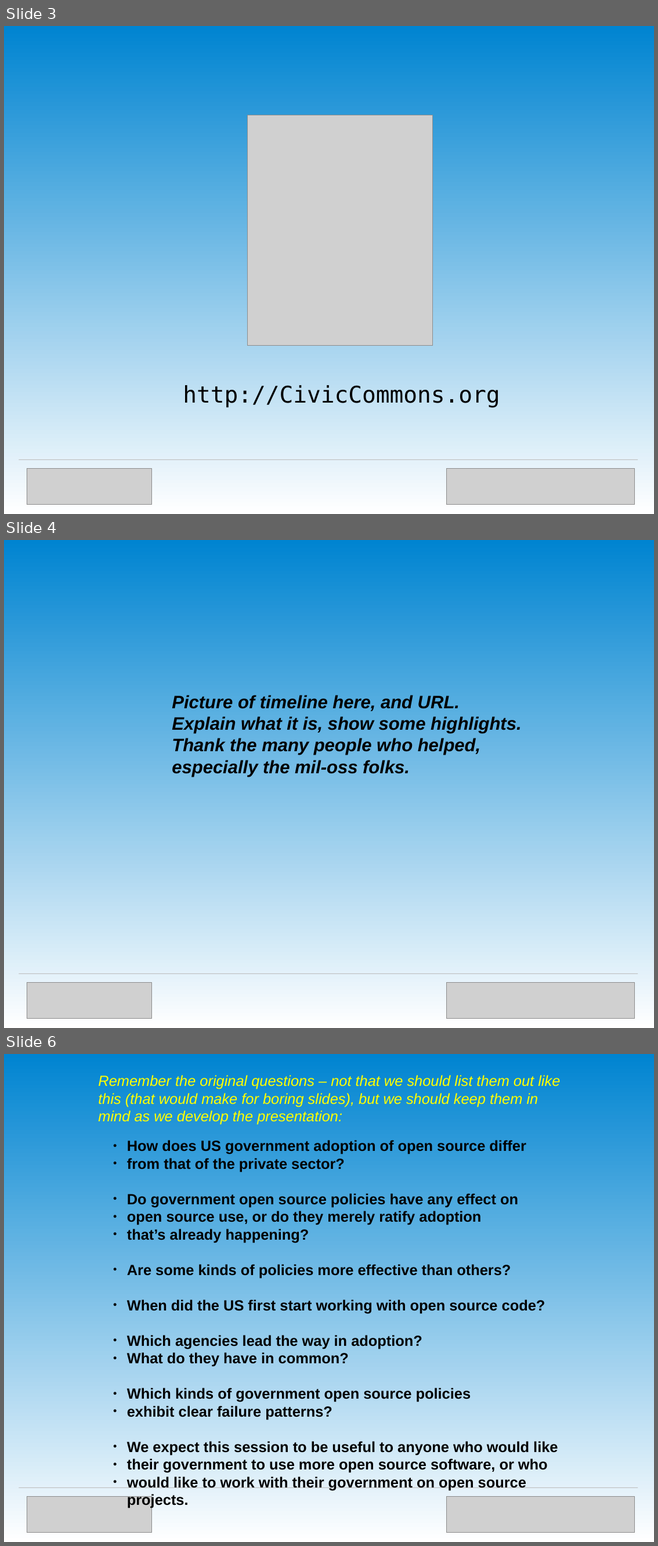
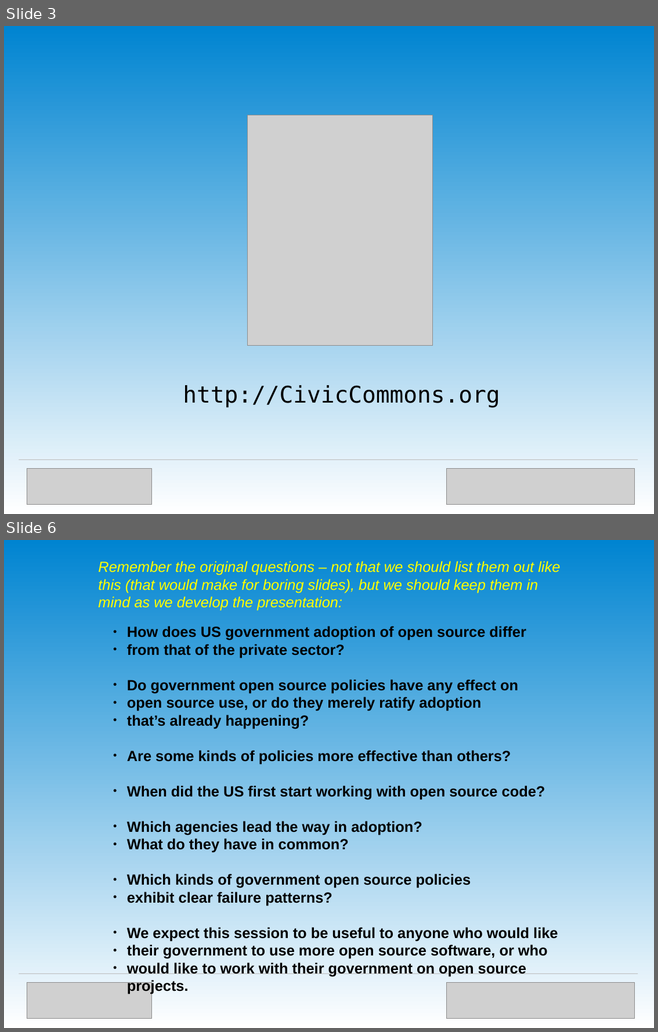
Before and after one commit to OpenTechStrategies/timelines, a slide deck: us-govt-open-source.odp. Shown one above the other, each under a label of ours: slides 3, 4 and 6 before the commit, slides 3 and 6 after it; the slides between them are not shown. The pictures are 658x1546 and 658x1032 pixels, drawn with LibreOffice and Linux fonts; fonts in the diff are those of the drawing; grey boxes stand for pictures. Boxes give left, top, right and bottom in pixels: in the first picture for what was removed or moved away, otherwise in the second. Text is boxed around its words. In the diff, an @@ line names an element or a change of style, - is before the commit and + after.

```diff
--- a/us-govt-open-source.odp
+++ b/us-govt-open-source.odp
@@ slide 4 removed at (4, 540, 654, 1028), background gradient #0084D1 to #FFFFFF @@
@@ text removed at (172, 695, 521, 777) @@
-Picture of timeline here, and URL.
-Explain what it is, show some highlights.
-Thank the many people who helped,
-especially the mil-oss folks.
@@ line removed from (18, 973) to (638, 973) @@
@@ picture removed at (27, 982, 151, 1018) @@
@@ picture removed at (446, 982, 634, 1018) @@
```
Also in this commit, not shown: 6 slides changed, 15 slides added, 1 other slide removed.
